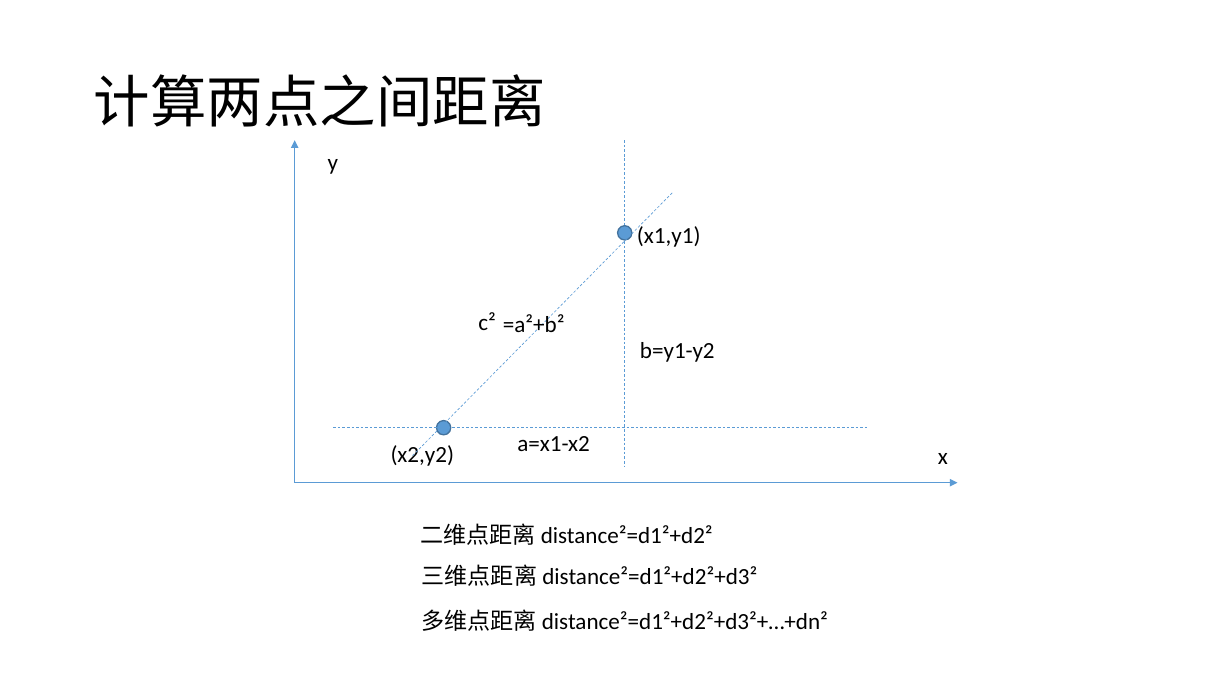
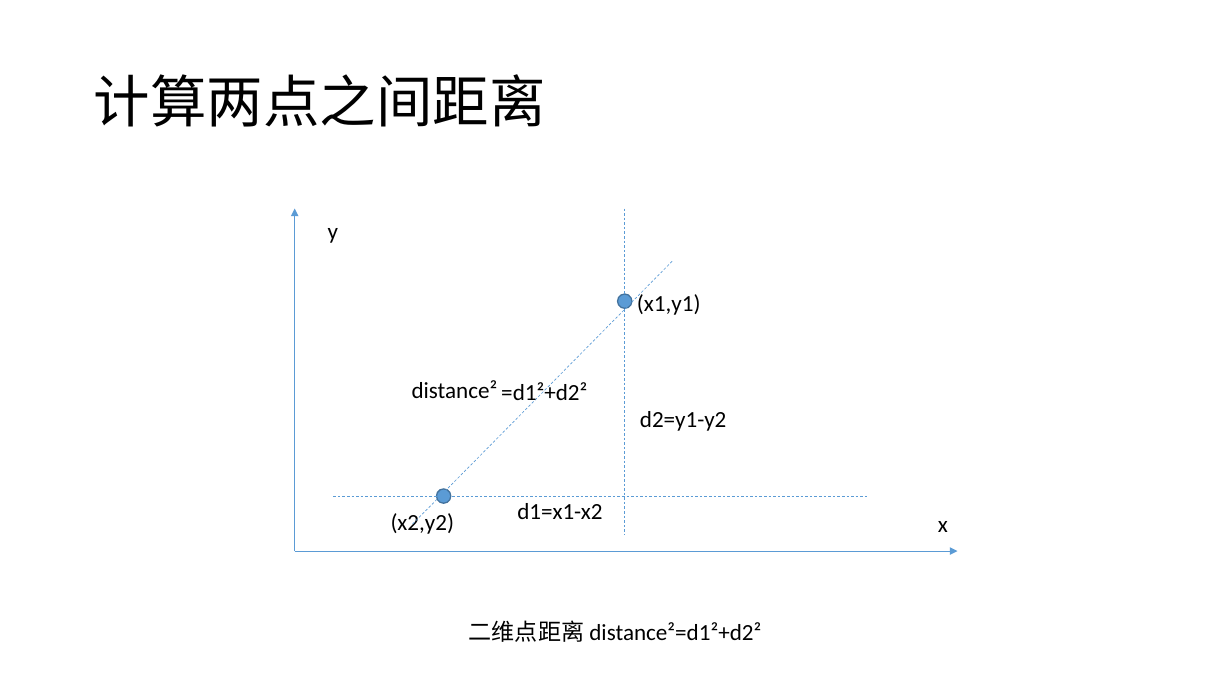
Before and after one commit to plter/HandwriteRecognizerCourse, a slide deck: slide 31 of 机器学习之手写识别.pptx. Drawn at 1232x693 pixels with LibreOffice and Linux fonts; fonts in the diff are those of the drawing. Boxes give left, top, right and bottom in pixels: in the first picture for what was removed or moved away, otherwise in the second. Text is boxed around its words. In the diff, an @@ line names an element or a change of style, - is before the commit and + after.

```diff
--- a/机器学习之手写识别.pptx
+++ b/机器学习之手写识别.pptx
@@ 4 texts, 3 lines, 2 arrows, 2 ellipses: place and size @@
-4 texts, 3 lines, 2 arrows, 2 ellipses at (295, 140, 958, 482)
+4 texts, 3 lines, 2 arrows, 2 ellipses at (295, 209, 958, 551)
@@ text at (412, 380, 498, 398): text changed @@
-c²
+distance²
@@ text at (501, 380, 587, 406): text changed @@
-=a²+b²
+=d1²+d2²
@@ text at (640, 411, 726, 431): text changed @@
-b=y1-y2
+d2=y1-y2
@@ text at (517, 503, 602, 519): text changed @@
-a=x1-x2
+d1=x1-x2
@@ text removed at (422, 564, 757, 586) @@
-三维点距离 distance²=d1²+d2²+d3²
@@ text removed at (421, 609, 828, 631) @@
-多维点距离 distance²=d1²+d2²+d3²+…+dn²
@@ text "二维点距离 distance²=d1²+d2²": place and size @@
-text "二维点距离 distance²=d1²+d2²" at (420, 523, 713, 545)
+text "二维点距离 distance²=d1²+d2²" at (469, 620, 761, 642)
```
Also in this commit, not shown: 1 other slide changed, 2 slides added.
